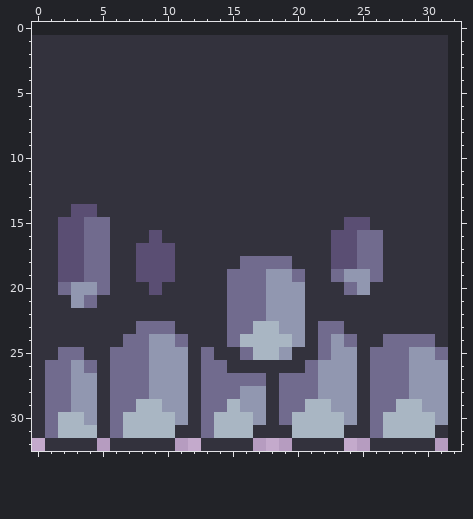
One commit to this pixel-art sprite: packages/map_editor/assets/images/tilesets/pirate_tileset_pixel_frog/bottom_center.png. Above: the version before the commit.
The file is 32x33 pixels. The old version is drawn lined up with the new one, on the new canvas.
New version:
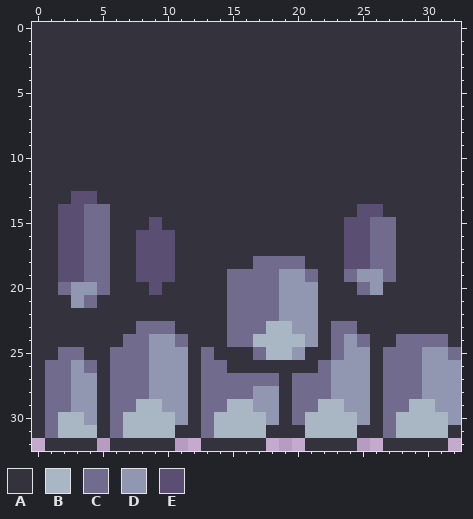
Palette (. is transparent): A #33323d  B #a9b6c3  C #716b8e  D #9197b0  E #5a4e73
Change:
canvas 32x33 -> 33x33, the old top-left corner now at 0,1 (the part of the old canvas that was cut away was empty and is not shown)
Colour A is added in row 0 at x 0 to 32; in rows 1 to 24 at x 32; in row 31 at x 32; in row 32 at x 17, 24 and 31.
Colour A replaces colour B in row 31 at x 20.
Colour A replaces colour C in row 18 at x 16; in row 19 at x 23; in row 20 at x 24; in row 23 at x 22; in row 24 at x 22 and 27; in row 25 at x 16, 22 and 26.
Colour A replaces colour C in row 26 at x 21 and 26; in rows 27 to 30 at x 19 and 26; in row 31 at x 26.
Colour A replaces colour E in rows 16 to 18 at x 23.
Colour B replaces colour A in row 31 at x 17, 24 and 31.
Colour B replaces colour D in row 23 at x 19; in row 24 at x 20; in row 25 at x 19; in row 29 at x 16, 23 and 30; in row 30 at x 17, 24 and 31.
Colour C is added in row 25 at x 32.
Colour C replaces colour A in row 14 at x 5; in row 15 at x 26 to 27; in rows 16 to 17 at x 27; in row 18 at x 20 and 27; in row 19 at x 21 and 27; in row 23 at x 24.
Colour C replaces colour A in row 24 at x 25 and 31; in row 27 at x 18.
Colour C replaces colour B in row 23 at x 17; in row 24 at x 16; in row 25 at x 17; in row 29 at x 21 and 28; in row 30 at x 20 and 27; in row 31 at x 27.
Colour C replaces colour D in row 19 at x 18 and 24; in row 20 at x 18 and 25; in rows 21 to 22 at x 18; in row 24 at x 23; in row 25 at x 23 and 29; in rows 26 to 27 at x 22 and 29.
Colour C replaces colour D in row 28 at x 16, 22 and 29.
Colour C replaces colour E in row 14 at x 4.
Colour D is added in rows 26 to 30 at x 32.
Colour D replaces colour A in row 20 at x 21 and 26; in rows 21 to 24 at x 21; in row 25 at x 20 and 25; in rows 26 to 27 at x 25; in rows 28 to 30 at x 18 and 25.
Colour D replaces colour C in row 19 at x 20 and 26; in row 24 at x 24; in row 25 at x 31.
Colour E replaces colour A in row 13 at x 3 to 4; in row 14 at x 2 and 25 to 26; in row 15 at x 9; in row 16 at x 8 and 10.
Colour E replaces colour C in rows 16 to 18 at x 25.
The edit erases colour A in row 32 at x 20 and 26.
Boxes around the changes in both pictures, in picture pixels (x1, y1, x2, y2):
changed: (32, 22, 461, 451)
